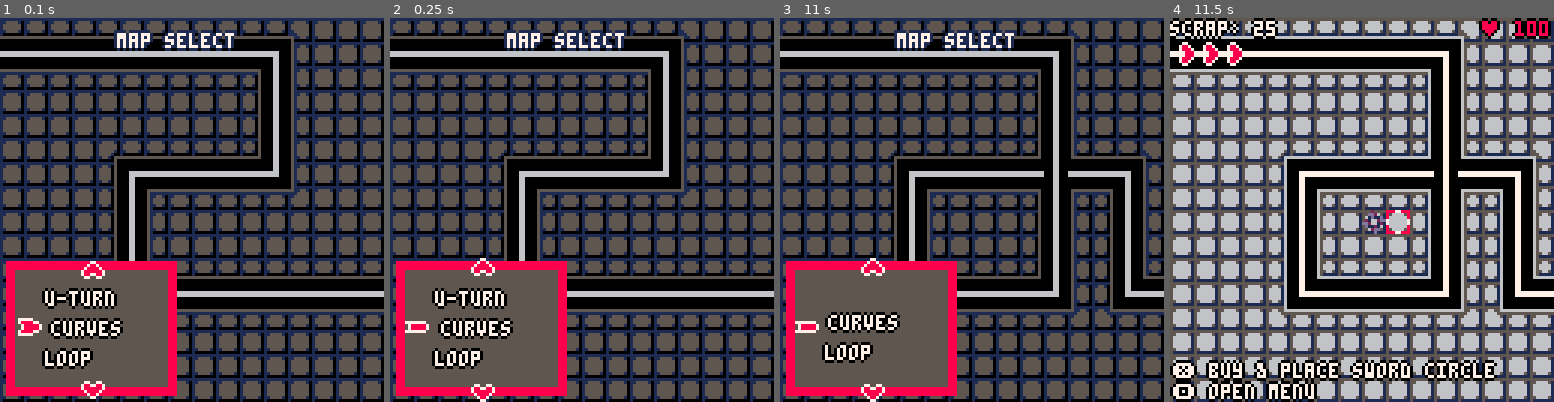
Above: before the commit, frames 1-4 (left to right).
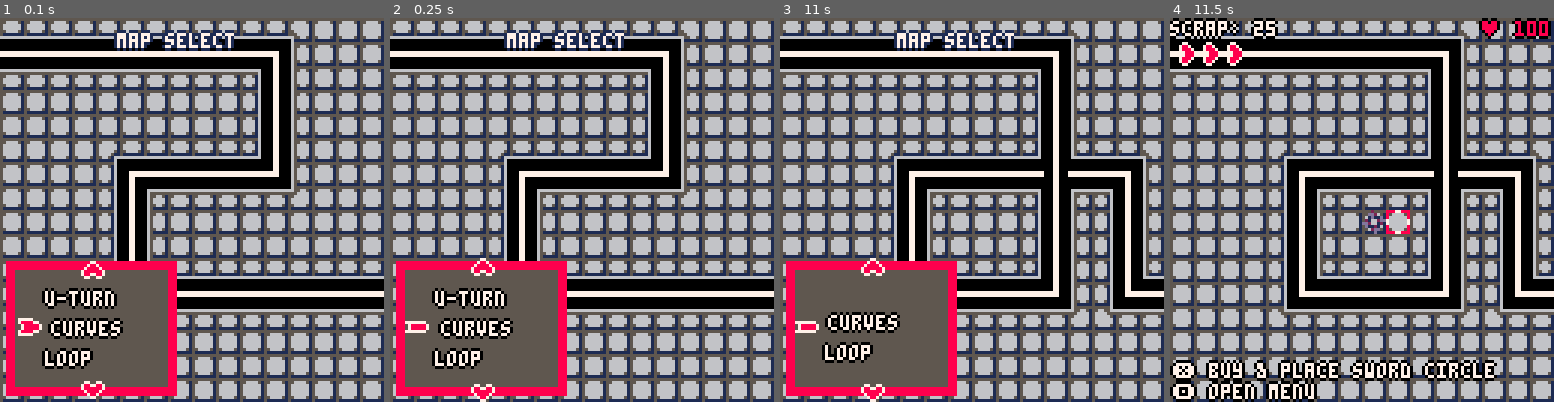
Above: after the commit, the same moments.

Repository: profilename14/TowerDefense
Game: PICO-8 cartridge tower_defense.p8
Same seed, same stepped clock (60 frames per second), same inputs: the game is played once before the commit and once after it.
Inputs:
- Up to frame 1 (0.1 s): no input
- Up to frame 2 (0.25 s): no input
- Up to frame 3 (11 s): tap O (Z key) at 0.33, 0.7, 1.43, 2.22, 3.1, 3.98, 4.87, 5.75, 6.63, 7.52, 8.4, 9.28, 10.17 s; tap X (X key) at 1.07, 2.07, 2.4, 2.73, 3.07, 3.4, 3.73, 4.07, 4.4, 4.73, 5.07, 5.4, 5.73, 6.07, 6.4, 6.73, 7.07, 7.4, 7.73, 8.07, 8.4, 8.73, 9.07, 9.4, 9.73, 10.07, 10.4, 10.73 s; hold Left 1.97-2.37 s; hold Down 2.42-2.82 s; hold Right 2.87-3.53 s; hold Up 3.58-4.08 s; hold Right 4.13-4.53 s; hold Down 4.58-5.08 s; hold Left 5.13-5.8 s; hold Up 5.85-6.18 s; hold Left 6.23-6.63 s; hold Down 6.68-7.08 s; hold Right 7.13-7.8 s; hold Up 7.85-8.35 s; hold Right 8.4-8.8 s; hold Down 8.85-9.35 s; hold Left 9.4-10.07 s; hold Up 10.12-10.45 s; hold Left 10.5-10.9 s; hold Down from 10.95 s (still down)
- Up to frame 4 (11.5 s): tap O (Z key) at 11.05 s; tap X (X key) at 11.07, 11.4 s; release Down at 11.35 s; hold Right from 11.4 s (still down)

The runs differ from the first frame. In frame 1, 70% of the frame differs, in the area x 0-100%, y 0-100%; in frame 2, 70%; in frame 3, 67%; in frame 4, nothing differs.

Commit message:
table string transition

Diff:
--- a/main.lua
+++ b/main.lua
@@ -12,6 +12,7 @@
 #include src/animator.lua
 #include src/borderRect.lua
 #include src/menu.lua
+#include src/vec.lua
 
 -- Pico8
 function _init()
@@ -38,4 +39,5 @@
 #include src/updateLoops.lua
 -- Utility/Helper Functions
 #include src/helpers.lua
-#include src/vec.lua
+#include src/serialization.lua
+#include src/debug.lua
--- a/src/data.lua
+++ b/src/data.lua
@@ -1,5 +1,5 @@
 -- Game Data -- Modify at will
-transparent_color_id = 0
+global_table_str = "tower_icon_background=68,palettes={transparent_color_id=0,dark_mode={1=0,5=1,6=5,7=6}},sfx_data={round_complete=10},freeplay_stats={hp=3,speed=1,min_step_delay=3},map_meta_data={path_flag_id=0,non_path_flag_id=1}"
 animation_data = {
   spark = {
     data = {
@@ -146,74 +146,6 @@
     enemy_end_location = { 0, 6 },
     movement_direction = {1, 0},
   }
-}
-palettes = {
-  dark_mode = {
-    [1] = 0,
-    [5] = 1,
-    [6] = 5,
-    [7] = 6
-  }
-}
-map_meta_data = {
-  path_flag_id = 0,
-  non_path_flag_id = 1
-}
-tower_templates = {
-  {
-    name = "sword circle",
-    damage = 2,
-    prefix = "damage",
-    radius = 1,
-    animation = animation_data.blade_circle,
-    cost = 25,
-    type = "tack",
-    attack_delay = 10,
-    icon_data = 16,
-    disable_icon_rotation = true
-  },
-  {
-    name = "lightning lance",
-    damage = 5,
-    prefix = "damage",
-    radius = 5,
-    animation = animation_data.lightning_lance,
-    cost = 55,
-    type = "rail",
-    attack_delay = 25,
-    icon_data = 18,
-    disable_icon_rotation = false
-  },
-  {
-    name = "hale howitzer",
-    damage = 5, -- freeze delay; ! not damage
-    prefix = "delay",
-    radius = 2,
-    animation = animation_data.hale_howitzer,
-    cost = 25,
-    type = "frontal",
-    attack_delay = 30,
-    icon_data = 20,
-    disable_icon_rotation = false
-  },
-  {
-    name = "fire pit",
-    damage = 3, -- fire tick duration
-    prefix = "duration",
-    radius = 0,
-    animation = animation_data.fire_pit,
-    cost = 25,
-    type = "floor",
-    attack_delay = 15,
-    icon_data = 22,
-    disable_icon_rotation = true
-  }
-}
-tower_icon_background = 68
-freeplay_stats = {
-  hp = 3,
-  speed = 1,
-  min_step_delay = 3
 }
 enemy_templates = {
   {
@@ -276,82 +208,134 @@
   {3, 3, 3, 3, 3, 3, 5, 2, 5, 2, 5, 2, 6, 6, 6},
   {4, 3, 4, 3, 4, 3, 5, 5, 5, 5, 6, 6, 6, 6, 6, 6, 5, 5, 5, 5, 5, 5, 5, 5}
 }
-sfx_data = {
-  round_complete = 10
-}
-menu_data = {
-  {
-    "main", nil,
-    5, 70,
-    animation_data.menu_selector,
-    animation_data.up_arrow,
-    animation_data.down_arrow,
-    {
-      {text = "towers", color = {7, 0}, callback = swap_menu_context, args = {"towers"}},
-      {text = "options", color = {7, 0}, callback = swap_menu_context, args = {"options"}},
-      {text = "rotate tower", color = {7, 0},
-        callback = function()
-          direction = { direction[2] * -1, direction[1] }
-        end
-      }
-    },
-    display_tower_rotation,
-    5, 8, 7, 3
-  },
-  {
-    "towers", "main",
-    5, 70,
-    animation_data.menu_selector,
-    animation_data.up_arrow,
-    animation_data.down_arrow,
-    {
-      {text = "blade circle", color = {2, 13}, callback = choose_tower, args = {1}},
-      {text = "lightning lance", color = {10, 9}, callback = choose_tower, args = {2}},
-      {text = "hale howitzer", color = {12, 7}, callback = choose_tower, args = {3}},
-      {text = "fire pit", color = {9, 8}, callback = choose_tower, args = {4}}
-    },
-    display_tower_info,
-    5, 8, 7, 3
-  },
-  {
-    "options", "main",
-    5, 70,
-    animation_data.menu_selector,
-    animation_data.up_arrow,
-    animation_data.down_arrow,
-    {
-      {text = "start round", color = {7, 0}, callback = start_round},
-      {text = "map select", color = {7, 0},
-        callback = function()
-          get_active_menu().enable = false
-          reset_game()
-          map_menu_enable = true
-        end
-      }
-    },
-    nil,
-    5, 8, 7, 3
-  },
-  {
-    "map", nil,
-    5, 84,
-    animation_data.menu_selector,
-    animation_data.up_arrow,
-    animation_data.down_arrow,
-    {
-      {text = "curves", color = {7, 0}, callback = load_game, args = {1}},
-      {text = "loop", color = {7, 0}, callback = load_game, args = {2}},
-      {text = "straight", color = {7, 0}, callback = load_game, args = {3}},
-      {text = "u-turn", color = {7, 0}, callback = load_game, args = {4}}
-    },
-    nil,
-    5, 8, 7, 3
-  }
-}
+
 
 -- Game
 function reset_game()
   -- Game Data -- Modify at will
+  printh("---------------------------")
+  global_table_data = unpack_table(global_table_str)
+  printh("", "table.txt", true)
+  debug_print_table(global_table_data, "", "table.txt")
+  menu_data = {
+    {
+      "main", nil,
+      5, 70,
+      animation_data.menu_selector,
+      animation_data.up_arrow,
+      animation_data.down_arrow,
+      {
+        {text = "towers", color = {7, 0}, callback = swap_menu_context, args = {"towers"}},
+        {text = "options", color = {7, 0}, callback = swap_menu_context, args = {"options"}},
+        {text = "rotate tower", color = {7, 0},
+          callback = function()
+            direction = { direction[2] * -1, direction[1] }
+          end
+        }
+      },
+      display_tower_rotation,
+      5, 8, 7, 3
+    },
+    {
+      "towers", "main",
+      5, 70,
+      animation_data.menu_selector,
+      animation_data.up_arrow,
+      animation_data.down_arrow,
+      {
+        {text = "blade circle", color = {2, 13}, callback = choose_tower, args = {1}},
+        {text = "lightning lance", color = {10, 9}, callback = choose_tower, args = {2}},
+        {text = "hale howitzer", color = {12, 7}, callback = choose_tower, args = {3}},
+        {text = "fire pit", color = {9, 8}, callback = choose_tower, args = {4}}
+      },
+      display_tower_info,
+      5, 8, 7, 3
+    },
+    {
+      "options", "main",
+      5, 70,
+      animation_data.menu_selector,
+      animation_data.up_arrow,
+      animation_data.down_arrow,
+      {
+        {text = "start round", color = {7, 0}, callback = start_round},
+        {text = "map select", color = {7, 0},
+          callback = function()
+            get_active_menu().enable = false
+            reset_game()
+            map_menu_enable = true
+          end
+        }
+      },
+      nil,
+      5, 8, 7, 3
+    },
+    {
+      "map", nil,
+      5, 84,
+      animation_data.menu_selector,
+      animation_data.up_arrow,
+      animation_data.down_arrow,
+      {
+        {text = "curves", color = {7, 0}, callback = load_game, args = {1}},
+        {text = "loop", color = {7, 0}, callback = load_game, args = {2}},
+        {text = "straight", color = {7, 0}, callback = load_game, args = {3}},
+        {text = "u-turn", color = {7, 0}, callback = load_game, args = {4}}
+      },
+      nil,
+      5, 8, 7, 3
+    }
+  }
+  tower_templates = {
+    {
+      name = "sword circle",
+      damage = 2,
+      prefix = "damage",
+      radius = 1,
+      animation = animation_data.blade_circle,
+      cost = 25,
+      type = "tack",
+      attack_delay = 10,
+      icon_data = 16,
+      disable_icon_rotation = true
+    },
+    {
+      name = "lightning lance",
+      damage = 5,
+      prefix = "damage",
+      radius = 5,
+      animation = animation_data.lightning_lance,
+      cost = 55,
+      type = "rail",
+      attack_delay = 25,
+      icon_data = 18,
+      disable_icon_rotation = false
+    },
+    {
+      name = "hale howitzer",
+      damage = 5, -- freeze delay; ! not damage
+      prefix = "delay",
+      radius = 2,
+      animation = animation_data.hale_howitzer,
+      cost = 25,
+      type = "frontal",
+      attack_delay = 30,
+      icon_data = 20,
+      disable_icon_rotation = false
+    },
+    {
+      name = "fire pit",
+      damage = 3, -- fire tick duration
+      prefix = "duration",
+      radius = 0,
+      animation = animation_data.fire_pit,
+      cost = 25,
+      type = "floor",
+      attack_delay = 15,
+      icon_data = 22,
+      disable_icon_rotation = true
+    }
+  }
   selector = {
     position = Vec:new(64, 64),
     sprite_index = 1,
--- /dev/null
+++ b/src/debug.lua
@@ -0,0 +1,11 @@
+function debug_print_table(table, prefix, log_to_file)
+  for k, v in pairs(table) do
+    if type(v) == "table" then
+      printh(prefix.."["..type(v).."]"..k.." = {", log_to_file)
+      debug_print_table(v, "__"..prefix, log_to_file)
+      printh(prefix.."}", log_to_file)
+    else
+      printh(prefix.."["..type(v).."]"..k.." = "..v, log_to_file)
+    end
+  end
+end
--- a/src/draw_calls.lua
+++ b/src/draw_calls.lua
@@ -54,7 +54,7 @@
 
 function map_draw_loop()
   local map_menu = get_menu("map")
-  pal(palettes.dark_mode)
+  pal(global_table_data.palettes.dark_mode)
   map(unpack(map_data[map_menu.pos].mget_shift))
   pal()
   Menu.draw(map_menu)
--- a/src/enemy.lua
+++ b/src/enemy.lua
@@ -72,7 +72,7 @@
   for iy=0, 15 do
     for ix=0, 15 do
       local map_cord = Vec:new(ix, iy) + map_shift
-      if fget(mget(Vec.unpack(map_cord)), map_meta_data.path_flag_id) then
+      if fget(mget(Vec.unpack(map_cord)), global_table_data.map_meta_data.path_flag_id) then
         add(path_tiles, map_cord)
       end
     end
--- a/src/forwardDeclares.lua
+++ b/src/forwardDeclares.lua
@@ -52,7 +52,7 @@
   if tower_details.disable_icon_rotation then
     spr(tower_details.icon_data, combine_and_unpack(sprite_position,{2, 2}))
   else
-    draw_sprite_rotated(tower_icon_background, combine_and_unpack(
+    draw_sprite_rotated(global_table_data.tower_icon_background, combine_and_unpack(
       {Vec.unpack(position + offset)}, {24, parse_direction(Vec:new(direction))}
     ))
     draw_sprite_rotated(tower_details.icon_data, combine_and_unpack(
--- a/src/helpers.lua
+++ b/src/helpers.lua
@@ -24,8 +24,8 @@
 
 function increase_enemy_health(enemy_data)
   return {
-    hp = enemy_data.hp + freeplay_stats.hp * freeplay_rounds,
-    step_delay = max(enemy_data.step_delay - freeplay_stats.speed * freeplay_rounds, freeplay_stats.min_step_delay),
+    hp = enemy_data.hp + global_table_data.freeplay_stats.hp * freeplay_rounds,
+    step_delay = max(enemy_data.step_delay - global_table_data.freeplay_stats.speed * freeplay_rounds, global_table_data.freeplay_stats.min_step_delay),
     sprite_index = enemy_data.sprite_index,
     reward = enemy_data.reward,
     damage = enemy_data.damage
@@ -43,7 +43,7 @@
 end
 
 function placable_tile_location(coord)
-  return fget(mget(coord.x, coord.y), map_meta_data.non_path_flag_id)
+  return fget(mget(coord.x, coord.y), global_table_data.map_meta_data.non_path_flag_id)
 end
 
 function add_enemy_at_to_table(pos, table)
@@ -67,7 +67,7 @@
       local yy = flr(dx*sine+dy*cosine+shift)
       if xx >= 0 and xx < size and yy >= 0 and yy <= size then
         local id = sget(sx+xx, sy+yy)
-        if id ~= transparent_color_id or is_opaque then
+        if id ~= global_table_data.palettes.transparent_color_id or is_opaque then
           pset(x+mx, y+my, id)
         end
       end
--- /dev/null
+++ b/src/serialization.lua
@@ -0,0 +1,90 @@
+function unpack_table(str)
+  local table,start,stack,i={},1,0,1
+  while i <= #str do
+    if str[i]=="{" then
+      stack+=1
+    elseif str[i]=="}"then
+      stack-=1
+      if(stack>0)goto unpack_table_continue
+      insert_str_as_table_entry(sub(str,start,i),table)
+      start=i+1
+      if(i+2>#str)goto unpack_table_continue
+      start+=1
+      i+=1
+    elseif stack==0 then
+      if str[i]=="," then
+        insert_str_as_table_entry(sub(str,start,i-1),table)
+        start=i+1
+      elseif i==#str then
+        insert_str_as_table_entry(sub(str,start),table)
+      end
+    end
+    ::unpack_table_continue::
+    i+=1
+  end
+  return table
+end
+
+function insert_str_as_table_entry(str, table)
+  local key,val
+  for i=1,#str do
+    if (str[i]~="=") goto insert_str_as_table_entry_continue
+    key,val=sub(str,0,i-1),sub(str,i+1)
+    if (val[1]~="{") goto insert_str_as_table_entry_continue
+    local sub_str=sub(val,2,#val-1)
+    if not str_contains(val, "=") then
+      local internal_array = sub(val, 2, #val-1)
+      if str_contains(internal_array, "{") then
+        val, _ = parse_nested_array(internal_array)
+      else
+        val = split(internal_array)
+      end
+    else
+      val = unpack_table(sub_str)
+    end
+    break
+    ::insert_str_as_table_entry_continue::
+  end
+
+  if key == nil then
+    add(table, val)
+    return
+  end
+
+  if val == "false" then
+    table[key] = false
+  elseif val == "true" then
+    table[key] = true
+  else
+    table[key]=tonum(val) or val
+  end
+end
+
+function str_contains(str, identifier)
+  for i=1, #str do if (str[i] == identifier) return true end
+end
+
+function parse_nested_array(str, pos)
+  local array = {}
+  local buffer = ""
+  local i = 1
+  while i <= #str do
+    if str[i] == "{" then
+      local data, index = parse_nested_array(sub(str, i+1), i)
+      add(array, data)
+      i = index
+    elseif str[i] == "}" then
+      local val = tonum(buffer) and tonum(buffer) or buffer
+      add(array, val)
+      return array, i + (pos and pos or 0)
+    elseif str[i] == "," then
+      local val = tonum(buffer) and tonum(buffer) or buffer
+      add(array, val)
+      buffer = ""
+    else
+      buffer ..= str[i]
+    end
+    i += 1
+  end
+  return array
+end
--- a/src/updateLoops.lua
+++ b/src/updateLoops.lua
@@ -74,6 +74,6 @@
   foreach(particles, destroy_particle)
   if enemies_active and #enemies == 0 and enemies_remaining == 0 then
     enemies_active = false
-    sfx(sfx_data.round_complete)
+    sfx(global_table_data.sfx_data.round_complete)
   end
 end
--- a/tower_defense.p8
+++ b/tower_defense.p8
@@ -50,7 +50,7 @@
 if tower_details.disable_icon_rotation then
 spr(tower_details.icon_data, combine_and_unpack(sprite_position,{2, 2}))
 else
-draw_sprite_rotated(tower_icon_background, combine_and_unpack(
+draw_sprite_rotated(global_table_data.tower_icon_background, combine_and_unpack(
 {Vec.unpack(position+offset)},{24,parse_direction(Vec:new(direction))}
 ))
 draw_sprite_rotated(tower_details.icon_data, combine_and_unpack(
@@ -114,7 +114,7 @@
 end
 music(0)
 end
-transparent_color_id = 0
+global_table_str = "tower_icon_background=68,palettes={transparent_color_id=0,dark_mode={1=0,5=1,6=5,7=6}},sfx_data={round_complete=10},freeplay_stats={hp=3,speed=1,min_step_delay=3},map_meta_data={path_flag_id=0,non_path_flag_id=1}"
 animation_data={
 spark={
 data={
@@ -261,74 +261,6 @@
 enemy_end_location={0,6},
 movement_direction={1,0},
 }
-}
-palettes={
-dark_mode={
-[1]=0,
-[5]=1,
-[6]=5,
-[7]=6
-}
-}
-map_meta_data={
-path_flag_id=0,
-non_path_flag_id=1
-}
-tower_templates={
-{
-name = "sword circle",
-damage=2,
-prefix = "damage",
-radius=1,
-animation=animation_data.blade_circle,
-cost=25,
-type = "tack",
-attack_delay=10,
-icon_data=16,
-disable_icon_rotation=true
-},
-{
-name = "lightning lance",
-damage=5,
-prefix = "damage",
-radius=5,
-animation=animation_data.lightning_lance,
-cost=55,
-type = "rail",
-attack_delay=25,
-icon_data=18,
-disable_icon_rotation=false
-},
-{
-name = "hale howitzer",
-damage=5,--freezedelay;!notdamage
-prefix = "delay",
-radius=2,
-animation=animation_data.hale_howitzer,
-cost=25,
-type = "frontal",
-attack_delay=30,
-icon_data=20,
-disable_icon_rotation=false
-},
-{
-name = "fire pit",
-damage=3,--firetickduration
-prefix = "duration",
-radius=0,
-animation=animation_data.fire_pit,
-cost=25,
-type = "floor",
-attack_delay=15,
-icon_data=22,
-disable_icon_rotation=true
-}
-}
-tower_icon_background=68
-freeplay_stats={
-hp=3,
-speed=1,
-min_step_delay=3
 }
 enemy_templates={
 {
@@ -391,9 +323,11 @@
 {3,3,3,3,3,3,5,2,5,2,5,2,6,6,6},
 {4,3,4,3,4,3,5,5,5,5,6,6,6,6,6,6,5,5,5,5,5,5,5,5}
 }
-sfx_data={
-round_complete=10
-}
+function reset_game()
+printh("---------------------------")
+global_table_data=unpack_table(global_table_str)
+printh("", "table.txt", true)
+debug_print_table(global_table_data, "", "table.txt")
 menu_data={
 {
 "main", nil,
@@ -463,7 +397,56 @@
 5,8,7,3
 }
 }
-function reset_game()
+tower_templates={
+{
+name = "sword circle",
+damage=2,
+prefix = "damage",
+radius=1,
+animation=animation_data.blade_circle,
+cost=25,
+type = "tack",
+attack_delay=10,
+icon_data=16,
+disable_icon_rotation=true
+},
+{
+name = "lightning lance",
+damage=5,
+prefix = "damage",
+radius=5,
+animation=animation_data.lightning_lance,
+cost=55,
+type = "rail",
+attack_delay=25,
+icon_data=18,
+disable_icon_rotation=false
+},
+{
+name = "hale howitzer",
+damage=5,--freezedelay;!notdamage
+prefix = "delay",
+radius=2,
+animation=animation_data.hale_howitzer,
+cost=25,
+type = "frontal",
+attack_delay=30,
+icon_data=20,
+disable_icon_rotation=false
+},
+{
+name = "fire pit",
+damage=3,--firetickduration
+prefix = "duration",
+radius=0,
+animation=animation_data.fire_pit,
+cost=25,
+type = "floor",
+attack_delay=15,
+icon_data=22,
+disable_icon_rotation=true
+}
+}
 selector = {
 position=Vec:new(64,64),
 sprite_index=1,
@@ -566,7 +549,7 @@
 for iy=0, 15 do
 for ix=0, 15 do
 local map_cord = Vec:new(ix, iy) + map_shift
-if fget(mget(Vec.unpack(map_cord)), map_meta_data.path_flag_id) then
+if fget(mget(Vec.unpack(map_cord)), global_table_data.map_meta_data.path_flag_id) then
 add(path_tiles, map_cord)
 end
 end
@@ -967,6 +950,55 @@
 end
 return {lx, ly}
 end
+Vec={}
+function Vec:new(dx, dy)
+local obj = nil
+if type(dx) == "table" then
+obj={x=dx[1],y=dx[2]}
+else
+obj={x=dx,y=dy}
+end
+setmetatable(obj,self)
+self.__index=self
+self.__add = function(a, b)
+return Vec:new(a.x+b.x,a.y+b.y)
+end
+self.__sub = function(a, b)
+return Vec:new(a.x-b.x,a.y-b.y)
+end
+self.__mul = function(a, scalar)
+return Vec:new(a.x*scalar,a.y*scalar)
+end
+self.__div = function(a, scalar)
+return Vec:new(a.x/scalar,a.y/scalar)
+end
+self.__eq = function(a, b)
+return (a.x==b.x and a.y==b.y)
+end
+self.__tostring = function(vec)
+return "("..vec.x..", "..vec.y..")"
+end
+self.__concat = function(vec, other)
+return (type(vec) == "table") and Vec.__tostring(vec)..other or vec..Vec.__tostring(other)
+end
+return obj
+end
+function Vec:unpack()
+return self.x, self.y
+end
+function Vec:clamp(min, max)
+self.x,self.y=mid(self.x,min,max),mid(self.y,min,max)
+end
+function normalize(val)
+return (type(val) == "table") and Vec:new(normalize(val.x), normalize(val.y)) or flr(mid(val, -1, 1))
+end
+function lerp(start, last, rate)
+if type(start) == "table" then
+return lerp(start.x, last.x, rate), lerp(start.y, last.y, rate)
+else
+return start + (last - start) * rate
+end
+end
 function _init()
 reset_game()
 end
@@ -988,14 +1020,13 @@
 foreach(enemies, Enemy.draw)
 foreach(particles, Particle.draw)
 if (shop_enable) foreach(menus, Menu.draw)
-if not shop_enable then
-if not enemies_active and incoming_hint ~= nil then
-local spawn_location = Vec:new(map_data[loaded_map].enemy_spawn_location)
-local dir = Vec:new(map_data[loaded_map].movement_direction)
+if not shop_enable and not enemies_active and incoming_hint ~= nil then
 for i=1, #incoming_hint do
-local position = (spawn_location + dir * (i-1))*8
-Animator.draw(incoming_hint[i], Vec.unpack(position))
-end
+Animator.draw(incoming_hint[i], Vec.unpack(
+(Vec:new(map_data[loaded_map].enemy_spawn_location)+
+Vec:new(map_data[loaded_map].movement_direction)*
+(i-1))*8
+))
 end
 end
 print_with_outline("scrap: "..coins, 0, 1, 7, 0)
@@ -1032,7 +1063,7 @@
 end
 function map_draw_loop()
 local map_menu = get_menu("map")
-pal(palettes.dark_mode)
+pal(global_table_data.palettes.dark_mode)
 map(unpack(map_data[map_menu.pos].mget_shift))
 pal()
 Menu.draw(map_menu)
@@ -1102,7 +1133,7 @@
 foreach(particles, destroy_particle)
 if enemies_active and #enemies == 0 and enemies_remaining == 0 then
 enemies_active=false
-sfx(sfx_data.round_complete)
+sfx(global_table_data.sfx_data.round_complete)
 end
 end
 function print_with_outline(text, dx, dy, text_color, outline_color)
@@ -1126,8 +1157,8 @@
 end
 function increase_enemy_health(enemy_data)
 return {
-hp=enemy_data.hp+freeplay_stats.hp*freeplay_rounds,
-step_delay=max(enemy_data.step_delay-freeplay_stats.speed*freeplay_rounds,freeplay_stats.min_step_delay),
+hp=enemy_data.hp+global_table_data.freeplay_stats.hp*freeplay_rounds,
+step_delay=max(enemy_data.step_delay-global_table_data.freeplay_stats.speed*freeplay_rounds,global_table_data.freeplay_stats.min_step_delay),
 sprite_index=enemy_data.sprite_index,
 reward=enemy_data.reward,
 damage=enemy_data.damage
@@ -1143,7 +1174,7 @@
 end
 end
 function placable_tile_location(coord)
-return fget(mget(coord.x, coord.y), map_meta_data.non_path_flag_id)
+return fget(mget(coord.x, coord.y), global_table_data.map_meta_data.non_path_flag_id)
 end
 function add_enemy_at_to_table(pos, table)
 for _, enemy in pairs(enemies) do
@@ -1164,7 +1195,7 @@
 local yy = flr(dx*sine+dy*cosine+shift)
 if xx >= 0 and xx < size and yy >= 0 and yy <= size then
 local id = sget(sx+xx, sy+yy)
-if id ~= transparent_color_id or is_opaque then
+if id ~= global_table_data.palettes.transparent_color_id or is_opaque then
 pset(x+mx,y+my,id)
 end
 end
@@ -1198,53 +1229,100 @@
 end
 return unpack(data)
 end
-Vec={}
-function Vec:new(dx, dy)
-local obj = nil
-if type(dx) == "table" then
-obj={x=dx[1],y=dx[2]}
-else
-obj={x=dx,y=dy}
-end
-setmetatable(obj,self)
-self.__index=self
-self.__add = function(a, b)
-return Vec:new(a.x+b.x,a.y+b.y)
-end
-self.__sub = function(a, b)
-return Vec:new(a.x-b.x,a.y-b.y)
-end
-self.__mul = function(a, scalar)
-return Vec:new(a.x*scalar,a.y*scalar)
-end
-self.__div = function(a, scalar)
-return Vec:new(a.x/scalar,a.y/scalar)
-end
-self.__eq = function(a, b)
-return (a.x==b.x and a.y==b.y)
-end
-self.__tostring = function(vec)
-return "("..vec.x..", "..vec.y..")"
-end
-self.__concat = function(vec, other)
-return (type(vec) == "table") and Vec.__tostring(vec)..other or vec..Vec.__tostring(other)
-end
-return obj
-end
-function Vec:unpack()
-return self.x, self.y
-end
-function Vec:clamp(min, max)
-self.x,self.y=mid(self.x,min,max),mid(self.y,min,max)
-end
-function normalize(val)
-return (type(val) == "table") and Vec:new(normalize(val.x), normalize(val.y)) or flr(mid(val, -1, 1))
-end
-function lerp(start, last, rate)
-if type(start) == "table" then
-return lerp(start.x, last.x, rate), lerp(start.y, last.y, rate)
-else
-return start + (last - start) * rate
+function unpack_table(str)
+local table,start,stack,i={},1,0,1
+while i <= #str do
+if str[i]=="{" then
+stack+=1
+elseif str[i]=="}"then
+stack-=1
+if(stack>0)goto unpack_table_continue
+insert_str_as_table_entry(sub(str,start,i),table)
+start=i+1
+if(i+2>#str)goto unpack_table_continue
+start+=1
+i+=1
+elseif stack==0 then
+if str[i]=="," then
+insert_str_as_table_entry(sub(str,start,i-1),table)
+start=i+1
+elseif i==#str then
+insert_str_as_table_entry(sub(str,start),table)
+end
+end
+::unpack_table_continue::
+i+=1
+end
+return table
+end
+function insert_str_as_table_entry(str, table)
+local key,val
+for i=1,#str do
+if (str[i]~="=") goto insert_str_as_table_entry_continue
+key,val=sub(str,0,i-1),sub(str,i+1)
+if (val[1]~="{") goto insert_str_as_table_entry_continue
+local sub_str=sub(val,2,#val-1)
+if not str_contains(val, "=") then
+local internal_array = sub(val, 2, #val-1)
+if str_contains(internal_array, "{") then
+val,_=parse_nested_array(internal_array)
+else
+val=split(internal_array)
+end
+else
+val=unpack_table(sub_str)
+end
+break
+::insert_str_as_table_entry_continue::
+end
+if key == nil then
+add(table,val)
+return
+end
+if val == "false" then
+table[key]=false
+elseif val == "true" then
+table[key]=true
+else
+table[key]=tonum(val) or val
+end
+end
+function str_contains(str, identifier)
+for i=1, #str do if (str[i] == identifier) return true end
+end
+function parse_nested_array(str, pos)
+local array = {}
+local buffer = ""
+local i = 1
+while i <= #str do
+if str[i] == "{" then
+local data, index = parse_nested_array(sub(str, i+1), i)
+add(array,data)
+i=index
+elseif str[i] == "}" then
+local val = tonum(buffer) and tonum(buffer) or buffer
+add(array,val)
+return array, i + (pos and pos or 0)
+elseif str[i] == "," then
+local val = tonum(buffer) and tonum(buffer) or buffer
+add(array,val)
+buffer = ""
+else
+buffer..=str[i]
+end
+i+=1
+end
+return array
+end
+function debug_print_table(table, prefix, log_to_file)
+for k, v in pairs(table) do
+if type(v) == "table" then
+printh(prefix.."["..type(v).."]"..k.." = {", log_to_file)
+debug_print_table(v, "__"..prefix, log_to_file)
+printh(prefix.."}", log_to_file)
+else
+printh(prefix.."["..type(v).."]"..k.." = "..v, log_to_file)
+end
 end
 end
 __gfx__
Not shown, added: data.json
